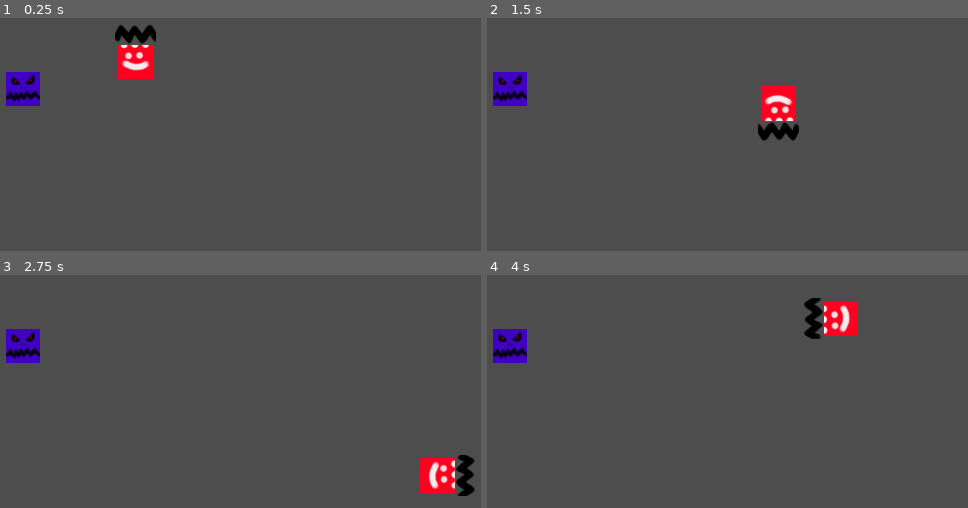
Above: before the commit, frames 1-4 (two rows, left to right).
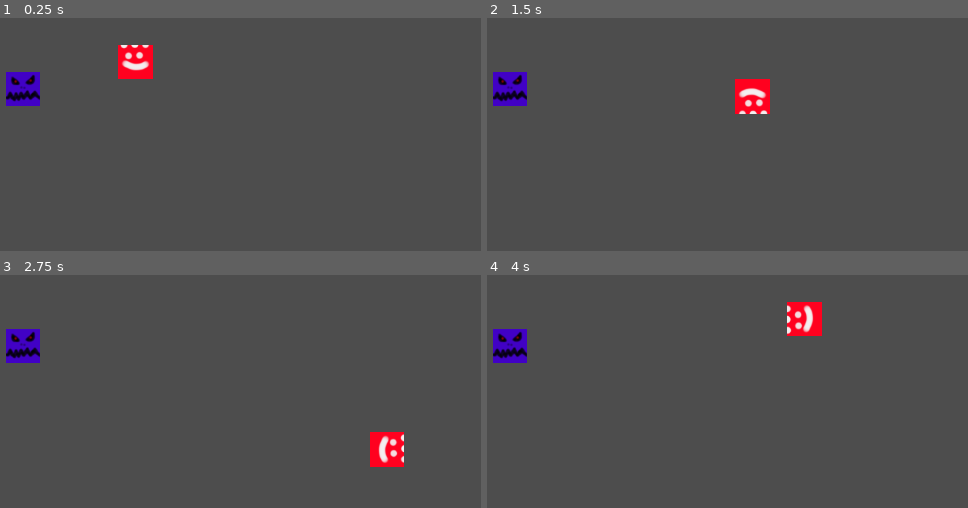
Above: after the commit, the same moments.

Repository: Damian-Wilding/DUNGEON_TIME
Game: Godot game, scene res://Test_Scene.tscn
Two runs of this game, one before a commit and one after it. Both use one fixed random seed, a clock stepped at 60 frames per second and the inputs below. The project has no main scene, so this scene is started directly.
Inputs:
- Up to frame 1 (0.25 s): no input
- Up to frame 2 (1.5 s): tap Enter at 0.5 s; hold Right (move_right) 0.53-1.28 s; hold Space (attack) 0.53-1.28 s; hold Down (move_down) from 1.28 s (still down); tap Space (attack) at 1.35 s
- Up to frame 3 (2.75 s): release Down (move_down) at 2.03 s; hold Right (move_right) from 2.03 s (still down); hold Space (attack) from 2.03 s (still down)
- Up to frame 4 (4 s): release Right (move_right) at 2.78 s; release Space (attack) at 2.78 s; hold Up (move_up) 2.78-3.53 s; tap Space (attack) at 2.85 s; hold Left (move_left) from 3.53 s (still down); hold Space (attack) from 3.53 s (still down)

The runs differ from the first frame. In frame 1, 0.4% of the frame differs, in the area x 23-33%, y 3-12%; in frame 2, 2.3%; in frame 3, 2.6%, in the area x 76-99%, y 67-95%; in frame 4, 2.2%.

Commit message:
Added player attack hitbox toggles

Diff:
--- a/Player.gd
+++ b/Player.gd
@@ -1,13 +1,18 @@
 extends Area2D
 
 signal hit
-var speed = 300
+var speed = 250
 var screen_size
+var is_player_attacking = false
 
 
 # Called when the node enters the scene tree for the first time.
 func _ready():
 	screen_size = get_viewport_rect().size
+	# Hide the player's attack hitbox.
+	$HitboxParent.hide()
+	# Disable the player's hitbox.
+	$HitboxParent/AttackHitbox.set_deferred("disabled", true)
 
 
 # Called every frame. 'delta' is the elapsed time since the previous frame.
@@ -32,6 +37,24 @@
 		velocity.y -= 1
 		if rotation != 0:
 			rotation = 0
+
+
+	# Check to see if the player is attacking.
+	if is_player_attacking == false:
+		# Check to see if the player wants to attack.
+		if Input.is_action_pressed("attack"):
+			# Show the attack hitbox
+			$HitboxParent.show()
+			# Activate the attack hitbox.
+			$HitboxParent/AttackHitbox.set_deferred("disabled", false)
+			# Start the AttackTimer.
+			$AttackTimer.start()
+			# Start the AttackCooldownTimer.
+			$AttackCooldownTimer.start()
+			# Set is_player_attacking to be true since the player is now attacking.
+			is_player_attacking = true
+
+
 
 
 	# Normalizes velocity (makes it so that diagonal movement isn't faster) and plays the sprite animation if the player is moving.
@@ -59,8 +82,19 @@
 
 
 # This is called when a hitbox enters the attack hitbox.
+func _on_hitbox_parent_body_entered(body):
+	body.queue_free()
 
 
+# This is called when the player's attack timer runs out.
+func _on_attack_timer_timeout():
+	# Hide the attack hitbox since the players attack has ended.
+	$HitboxParent.hide()
+	# Deactivate the attack hitbox since it's still active while hidden.
+	$HitboxParent/AttackHitbox.set_deferred("disabled", true)
 
-func _on_hitbox_parent_body_entered(body):
-	body.queue_free()
+
+# This is called when the player's attack cooldown has finished.
+func _on_attack_cooldown_timer_timeout():
+	# Tell the game that the player is no longer attacking.
+	is_player_attacking = false
--- a/Player.tscn
+++ b/Player.tscn
@@ -89,5 +89,14 @@
 sprite_frames = SubResource("SpriteFrames_h718t")
 animation = &"attack"
 
+[node name="AttackCooldownTimer" type="Timer" parent="."]
+one_shot = true
+
+[node name="AttackTimer" type="Timer" parent="."]
+wait_time = 0.15
+one_shot = true
+
 [connection signal="body_entered" from="." to="." method="_on_body_entered"]
 [connection signal="body_entered" from="HitboxParent" to="." method="_on_hitbox_parent_body_entered"]
+[connection signal="timeout" from="AttackCooldownTimer" to="." method="_on_attack_cooldown_timer_timeout"]
+[connection signal="timeout" from="AttackTimer" to="." method="_on_attack_timer_timeout"]
